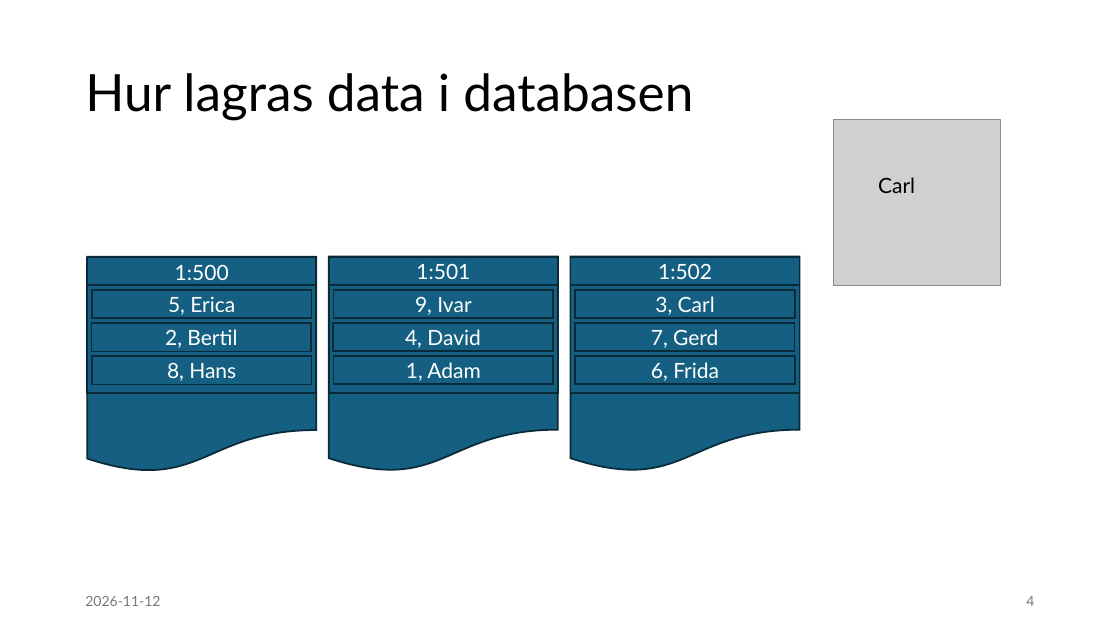
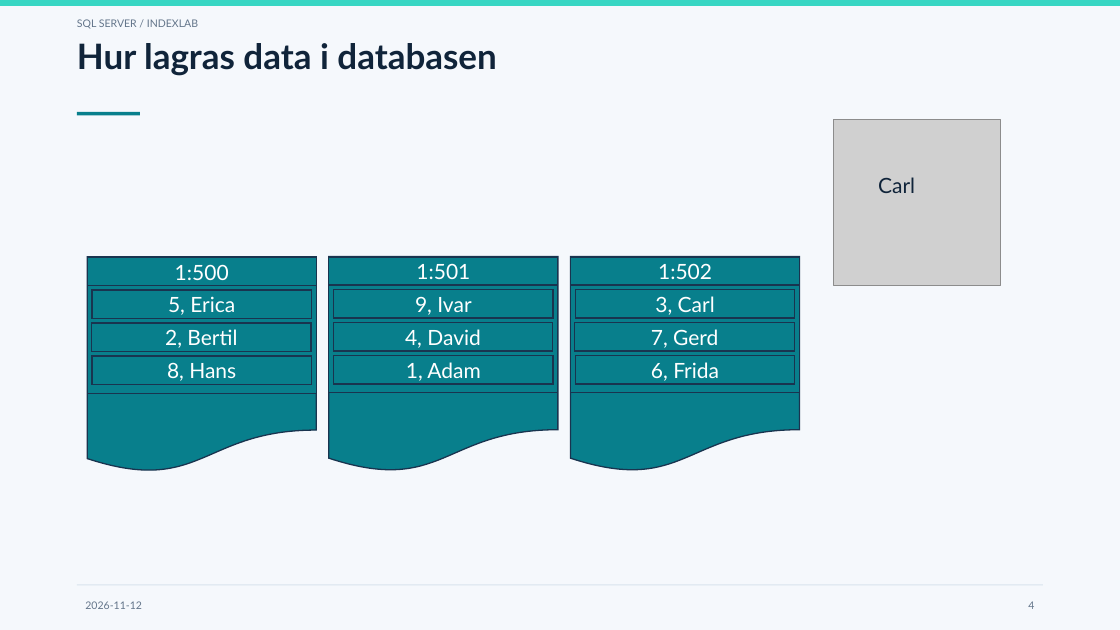
Before and after one commit to moppis/indexing, a slide deck: slide 4 of presentation/Indexering.pptx. Drawn at 1120x630 pixels with LibreOffice and Linux fonts; fonts in the diff are those of the drawing; grey boxes stand for pictures. Boxes give left, top, right and bottom in pixels: in the first picture for what was removed or moved away, otherwise in the second. Text is boxed around its words. In the diff, an @@ line names an element or a change of style, - is before the commit and + after.

```diff
--- a/presentation/Indexering.pptx
+++ b/presentation/Indexering.pptx
@@ background #FFFFFF to #F5F8FC @@
@@ rectangle added at box(0, 0, 1120, 6), fill #37D6C3 @@
@@ text added at box(77, 19, 198, 29), 9 pt, text #63758A @@
+SQL SERVER / INDEXLAB
@@ title "Hur lagras data i databasen" at box(77, 43, 496, 76): size 44 to 30 pt, text colour #000000 to #10243A, bold on; vertical alignment middle to top @@
@@ rectangle added at box(77, 112, 140, 115), fill #087F8C @@
@@ text "Carl" at box(878, 177, 915, 193): text colour #000000 to #10243A @@
@@ fill #156082 to #087F8C; outline #092A39 1.5 pt to #19344F 1.1 pt in 18 elements at box(87, 257, 317, 286), box(92, 290, 311, 318), box(92, 323, 311, 352), box(92, 356, 311, 385), box(329, 257, 559, 286), box(334, 290, 553, 318), box(334, 323, 553, 351), box(334, 356, 553, 385), box(571, 257, 800, 286), box(576, 290, 795, 318), box(575, 323, 794, 351), box(576, 356, 795, 385), box(87, 257, 317, 473), box(87, 286, 317, 393), box(329, 256, 559, 472), box(329, 285, 559, 392), box(571, 256, 800, 472), box(571, 285, 800, 392) @@
@@ text "2026-11-12" at box(85, 601, 142, 609): size 12 to 9 pt, text colour #797979 to #63758A @@
@@ rectangle added at box(77, 585, 1044, 586), fill #D8E3ED @@
@@ page number at box(1028, 601, 1034, 609): size 12 to 9 pt, text colour #797979 to #63758A @@
```
Also in this commit, not shown: 20 other slides changed.
